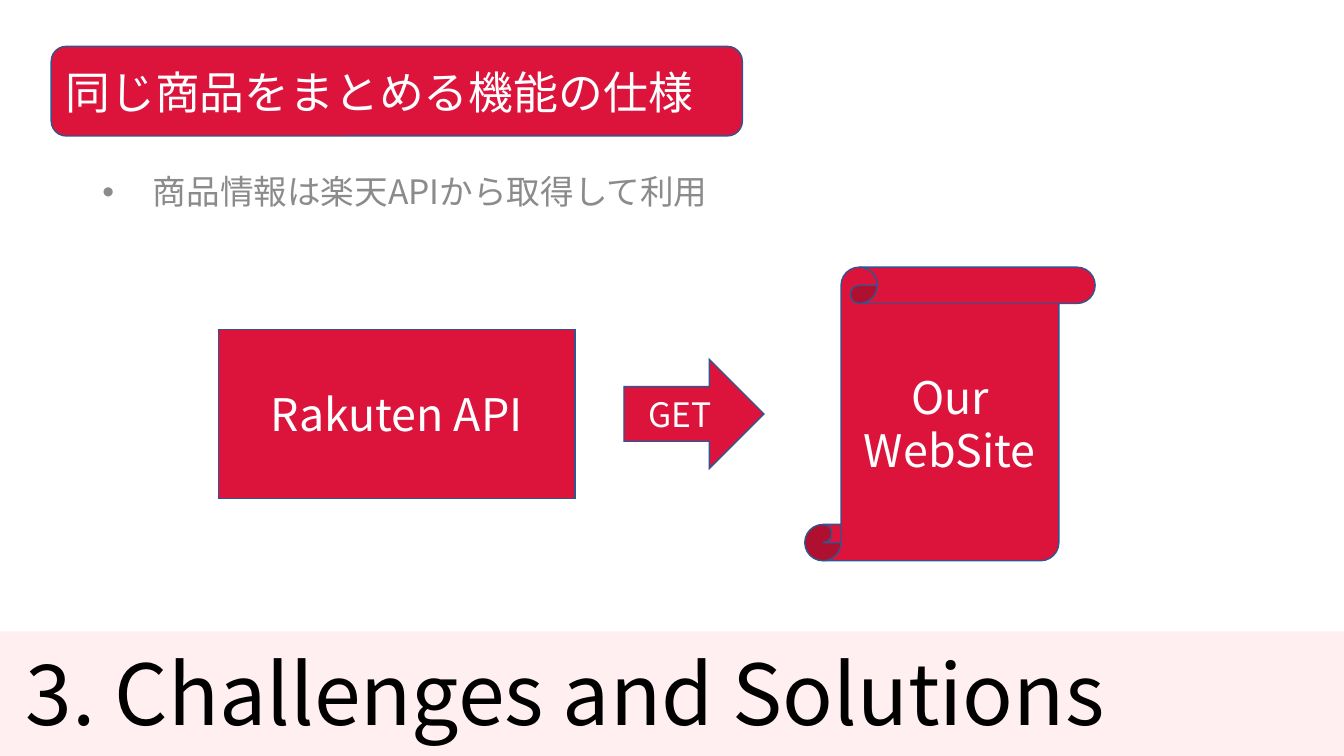
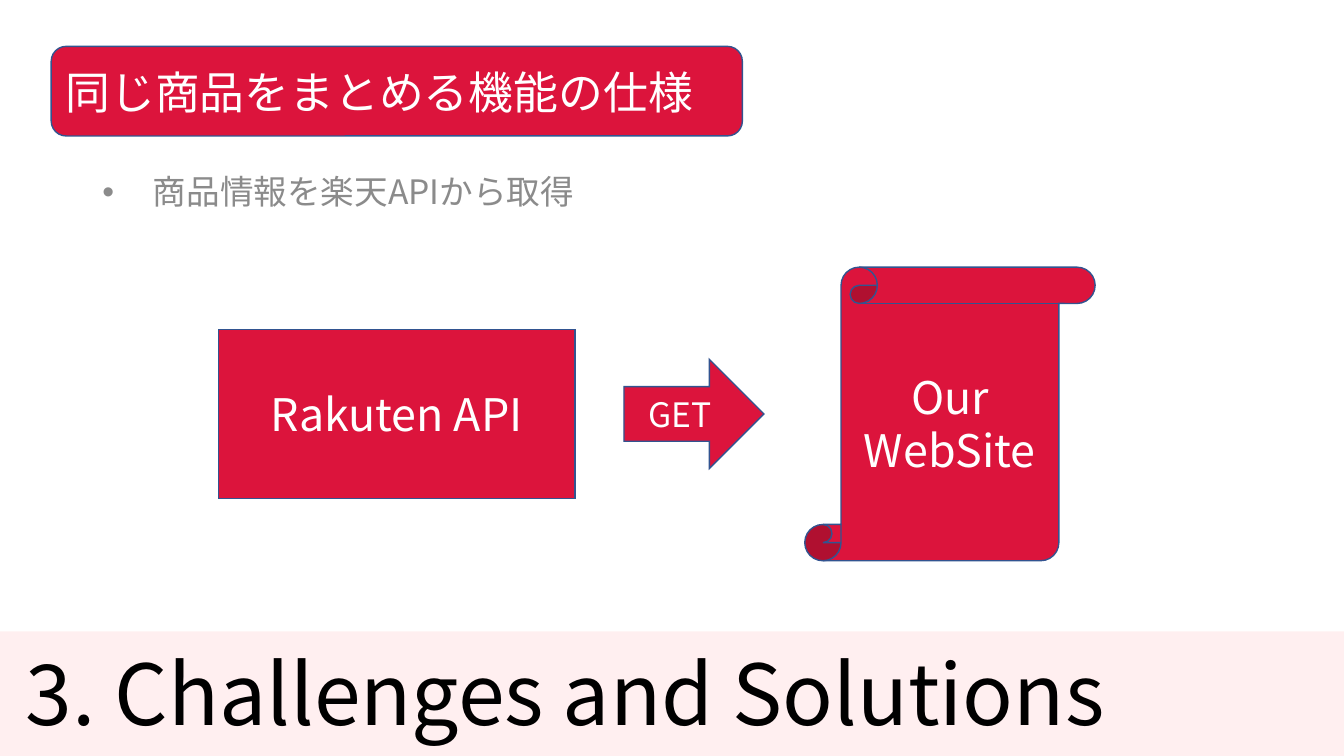
Before and after one commit to KNobuki/Rakuten_fashion, a slide deck: slide 11 of presentation/Presentation.pptx (slide 10 before the commit). Drawn at 1344x756 pixels with LibreOffice and Linux fonts; fonts in the diff are those of the drawing. Boxes give left, top, right and bottom in pixels: in the first picture for what was removed or moved away, otherwise in the second. Text is boxed around its words. In the diff, an @@ line names an element or a change of style, - is before the commit and + after.

```diff
--- a/presentation/Presentation.pptx
+++ b/presentation/Presentation.pptx
@@ text at (153, 176, 574, 207): text changed @@
-• 商品情報は楽天APIから取得して利用
+• 商品情報を楽天APIから取得
```
Also in this commit, not shown: 3 other slides changed, 1 slide added.
